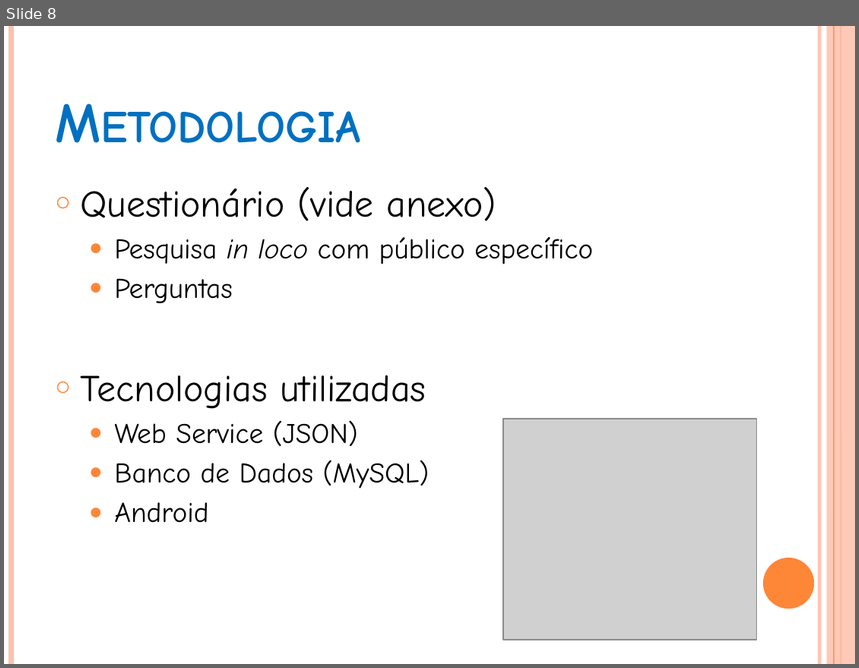
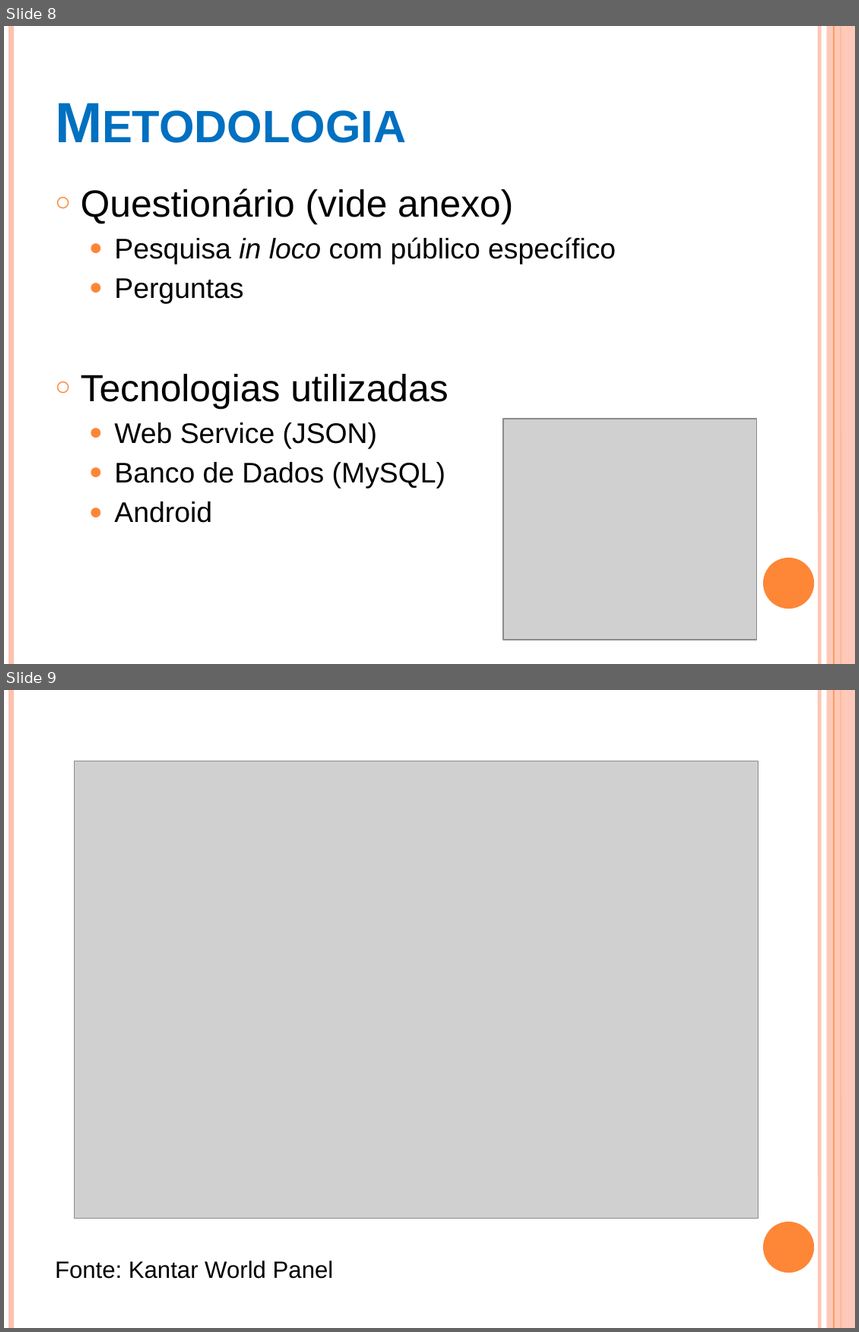
Before and after one commit to matheusmauricio/TCC, a slide deck: Outros/slide.pptx. Shown one above the other, each under a label of ours: slide 8 before the commit, slides 8 and 9 after it. The pictures are 859x668 and 859x1332 pixels, drawn with LibreOffice and Linux fonts; fonts in the diff are those of the drawing; grey boxes stand for pictures. Boxes give left, top, right and bottom in pixels: in the first picture for what was removed or moved away, otherwise in the second. Text is boxed around its words. In the diff, an @@ line names an element or a change of style, - is before the commit and + after.

```diff
--- a/Outros/slide.pptx
+++ b/Outros/slide.pptx
@@ slide 9 added at (4, 690, 855, 1328), background #FFFFFF; not listed: 6 template elements that a slide beside it also shows @@
@@ picture added at (75, 761, 758, 1219) @@
@@ text added at (55, 1261, 334, 1279), 20 pt, text #000000 @@
+Fonte: Kantar World Panel
@@ slide 8 changed as well @@
@@ title "Metodologia" at (47, 52, 742, 158): font Comic Neue to Arial @@
@@ text "Questionário (vide anexo)" at (81, 189, 616, 523): font Comic Neue to Arial @@
```
Also in this commit, not shown: 9 other slides changed, 1 other slide added, 6 other files.
